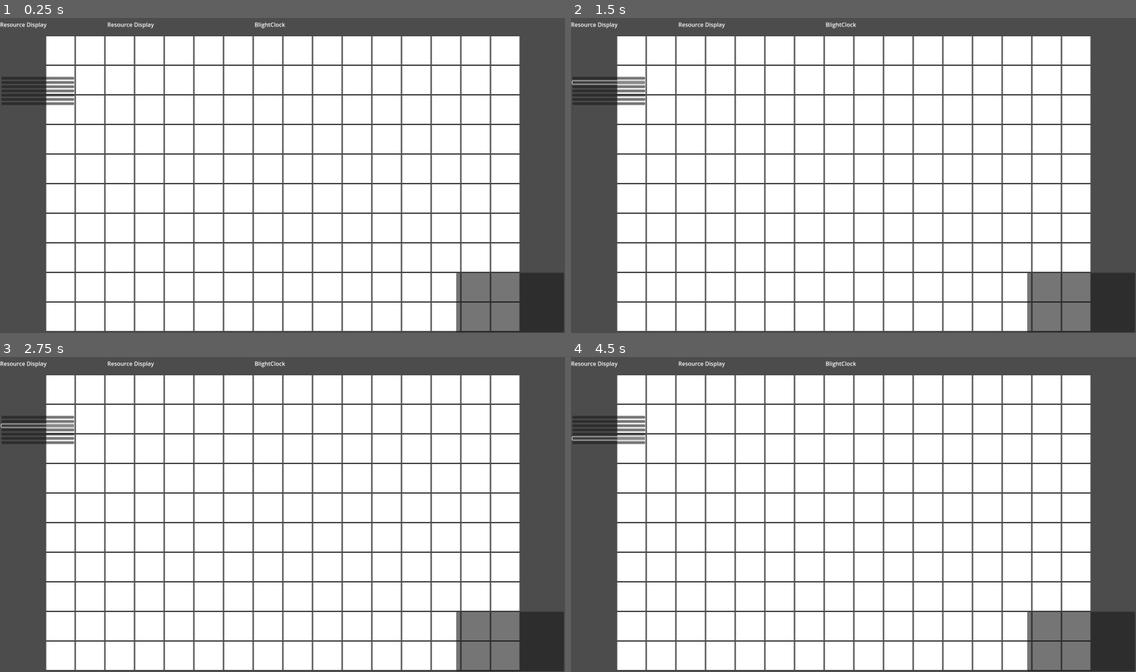
Above: before the commit, frames 1-4 (two rows, left to right).
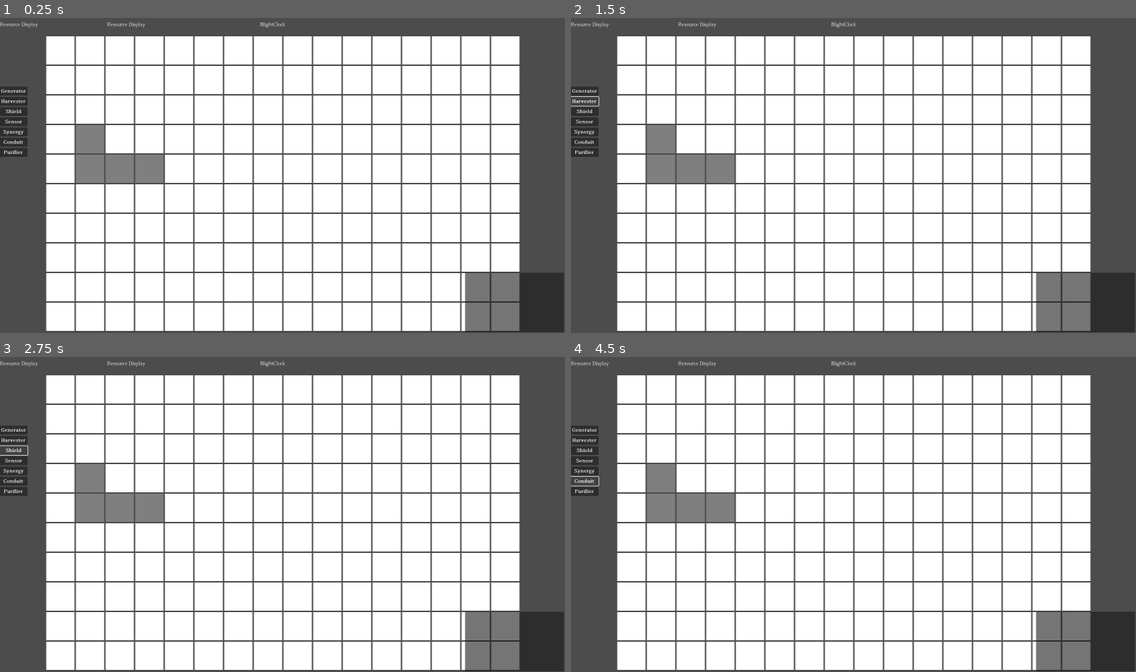
Above: after the commit, the same moments.

Repository: Chthonic-Studio/inner-grid
Game: Godot game, scene res://Scenes/level.tscn
Two runs of this game, one before a commit and one after it. Both use one fixed random seed, a clock stepped at 60 frames per second and the inputs below.
Inputs (mouse positions are in pixels of both pictures, inside the frame that each line leads up to; where the layout moved, square brackets give the same spot in the first picture):
- Up to frame 1 (0.25 s): no input
- Up to frame 2 (1.5 s): click (582, 90) [610, 77] at 0.5 s; click (582, 99) [610, 81] at 1.25 s
- Up to frame 3 (2.75 s): click (11, 451) [39, 426] at 2 s
- Up to frame 4 (4.5 s): click (582, 460) [610, 429] at 2.75 s; click (582, 470) [610, 432] at 3.5 s; click (582, 479) [610, 438] at 4.25 s

The runs differ from the first frame. In frame 1, 3.7% of the frame differs, in the area x 0-83%, y 1-100%; in frame 2, 3.7%; in frame 3, 3.7%; in frame 4, 3.7%.
Error before the commit: Parse Error: Too few arguments for "spend_resources()" call. Expected at least 2 but received 1. (res://Scripts/level.gd:88)

Commit message:
Add node resource files and UI affordability logic
Added Beholden font files and integrated them into the UI. Introduced resource files for all node types and updated scripts to support node placement, removal, and affordability checks. The UI now disables node buttons based on resource availability, and new signals and methods were added to coordinate resource changes and node interactions.

Diff:
--- a/Globals/level_manager.gd
+++ b/Globals/level_manager.gd
@@ -2,6 +2,7 @@
 
 # --- HUD & Economy Signals ---
 signal income_updated( main_resource, building_resource )
+signal affordability_changed(affordable_nodes: Dictionary)
 
 # --- Player Interaction Signals ---
 signal node_selected(node_button_clicked : String)
@@ -12,6 +13,9 @@
 func _ready() -> void:
 	pass # Replace with function body.
 
+func affordability_signal( affordable_nodes: Dictionary ) -> void:
+	affordability_changed.emit()
+
 # Called every frame. 'delta' is the elapsed time since the previous frame.
 func _process(delta: float) -> void:
 	pass
--- a/Scenes/main_ui.tscn
+++ b/Scenes/main_ui.tscn
@@ -1,6 +1,7 @@
-[gd_scene load_steps=2 format=3 uid="uid://diiwpm6ued0th"]
+[gd_scene load_steps=3 format=3 uid="uid://diiwpm6ued0th"]
 
 [ext_resource type="Script" uid="uid://dju5t3ee1bxua" path="res://Scripts/UI/main_ui.gd" id="1_gmh8u"]
+[ext_resource type="FontFile" uid="uid://d4b2lrofpbeji" path="res://Assets/Fonts/Beholden-Bold.ttf" id="2_kqhp1"]
 
 [node name="MainUI" type="CanvasLayer" node_paths=PackedStringArray("generator_button", "harvester_button", "shield_button", "sensor_button", "synergy_button", "conduit_button", "purifier_button", "blight_clock", "main_resource_label", "build_resource_label")]
 script = ExtResource("1_gmh8u")
@@ -40,35 +41,54 @@
 
 [node name="NodePalette" type="VBoxContainer" parent="."]
 anchors_preset = -1
-anchor_left = 0.0025
-anchor_top = 0.19222222
-anchor_right = 0.131875
-anchor_bottom = 0.8066667
+anchor_top = 0.38944444
+anchor_right = 0.049375
+anchor_bottom = 0.6105555
+offset_left = -1.0
+offset_top = -149.5
+offset_right = -1.0
+offset_bottom = -149.5
+grow_vertical = 2
+size_flags_horizontal = 0
 metadata/_edit_use_anchors_ = true
 
 [node name="Generator" type="Button" parent="NodePalette"]
 layout_mode = 2
+theme_override_fonts/font = ExtResource("2_kqhp1")
+text = "Generator"
 
 [node name="Harvester" type="Button" parent="NodePalette"]
 layout_mode = 2
+theme_override_fonts/font = ExtResource("2_kqhp1")
+text = "Harvester"
 
 [node name="Shield" type="Button" parent="NodePalette"]
 layout_mode = 2
+theme_override_fonts/font = ExtResource("2_kqhp1")
+text = "Shield"
 
 [node name="Sensor" type="Button" parent="NodePalette"]
 layout_mode = 2
+theme_override_fonts/font = ExtResource("2_kqhp1")
+text = "Sensor"
 
 [node name="Synergy" type="Button" parent="NodePalette"]
 layout_mode = 2
+theme_override_fonts/font = ExtResource("2_kqhp1")
+text = "Synergy"
 
 [node name="Conduit" type="Button" parent="NodePalette"]
 layout_mode = 2
+theme_override_fonts/font = ExtResource("2_kqhp1")
+text = "Conduit"
 
 [node name="Purifier" type="Button" parent="NodePalette"]
 layout_mode = 2
+theme_override_fonts/font = ExtResource("2_kqhp1")
+text = "Purifier"
 
 [node name="PanelContainer" type="PanelContainer" parent="."]
-offset_left = 1292.0
+offset_left = 1317.0
 offset_top = 729.0
 offset_right = 1597.0
 offset_bottom = 898.0
--- a/Scripts/Managers/economy_manager.gd
+++ b/Scripts/Managers/economy_manager.gd
@@ -1,4 +1,6 @@
 class_name EconomyManager extends Node
+
+signal resource_changed(main_resource, building_resource)
 
 @export_category("Resources")
 @export var main_resource : int = 0
@@ -8,23 +10,39 @@
 func _ready() -> void:
 	pass # Replace with function body.
 
-func spend_resources( amount: int, type: String ):
-	if type == "Building":
-		building_resource -= amount
-	if type == "Main":
-		main_resource -= amount
-	else:
-		print("Requesting spend of unrecognized type: ", type)
-	# Emit a signal with the new values
+func spend_resources(node_cost: Dictionary) -> void:
+	if node_cost.has("building"):
+		building_resource -= node_cost["building"]
+	if node_cost.has("main"):
+		main_resource -= node_cost["main"]
+	emit_signal("resource_changed", main_resource, building_resource)
 	LevelManager.emit_signal("income_updated", main_resource, building_resource)
-	MainUI.update_labels(main_resource, building_resource)
 
-func gain_resources( amount: int, type: String ):
+func gain_resources(amount: int, type: String) -> void:
 	if type == "Building":
 		building_resource += amount
-	if type == "Main":
+	elif type == "Main":
 		main_resource += amount
 	else:
 		print("Gaining spend of unrecognized type: ", type)
-	# Emit a signal with the new values
+	emit_signal("resource_changed", main_resource, building_resource)
 	LevelManager.emit_signal("income_updated", main_resource, building_resource)
+
+func can_afford(node_cost: Dictionary) -> bool:
+	if node_cost.has("building") and building_resource < node_cost["building"]:
+		return false
+	if node_cost.has("main") and node_cost["main"] > 0 and main_resource < node_cost["main"]:
+		return false
+	return true
+
+# Runtime building cost (in case of adaptation effects)
+func get_node_building_cost(node_type: NodeType) -> int:
+	# Add adaptation/modifier logic if required
+	return node_type.base_cost.get("building", 0)
+
+func get_sacrifice_refund(node_type: NodeType) -> int:
+	var cost = get_node_building_cost(node_type)
+	var percent = 0.5 # Fetch from adaptation if needed
+	if node_type.has("refund_percent"):
+		percent = node_type.refund_percent
+	return int(round(cost * percent))
--- /dev/null
+++ b/Scripts/Nodes/conduit.tres
@@ -0,0 +1,8 @@
+[gd_resource type="Resource" script_class="NodeType" load_steps=2 format=3 uid="uid://doovcg8u14if1"]
+
+[ext_resource type="Script" uid="uid://cqkvg2w0mdqsa" path="res://Scripts/Nodes/node_resource.gd" id="1_l5ikx"]
+
+[resource]
+script = ExtResource("1_l5ikx")
+node_name = "Conduit"
+metadata/_custom_type_script = "uid://cqkvg2w0mdqsa"
--- /dev/null
+++ b/Scripts/Nodes/generator.tres
@@ -0,0 +1,8 @@
+[gd_resource type="Resource" script_class="NodeType" load_steps=2 format=3 uid="uid://d31u4avwv7ovy"]
+
+[ext_resource type="Script" uid="uid://cqkvg2w0mdqsa" path="res://Scripts/Nodes/node_resource.gd" id="1_e8ib5"]
+
+[resource]
+script = ExtResource("1_e8ib5")
+node_name = "Generator"
+metadata/_custom_type_script = "uid://cqkvg2w0mdqsa"
--- /dev/null
+++ b/Scripts/Nodes/harvester.tres
@@ -0,0 +1,8 @@
+[gd_resource type="Resource" script_class="NodeType" load_steps=2 format=3 uid="uid://d4ank6ws6r3yi"]
+
+[ext_resource type="Script" uid="uid://cqkvg2w0mdqsa" path="res://Scripts/Nodes/node_resource.gd" id="1_r5nss"]
+
+[resource]
+script = ExtResource("1_r5nss")
+node_name = "Harvester"
+metadata/_custom_type_script = "uid://cqkvg2w0mdqsa"
--- a/Scripts/Nodes/node_resource.gd
+++ b/Scripts/Nodes/node_resource.gd
@@ -1,5 +1,6 @@
 class_name NodeType extends Resource
 
+@export var node_name : String
 @export var function_timer: float
 
 # Called when the node enters the scene tree for the first time.
--- /dev/null
+++ b/Scripts/Nodes/purifier.tres
@@ -0,0 +1,8 @@
+[gd_resource type="Resource" script_class="NodeType" load_steps=2 format=3 uid="uid://dwlbdnmicdue1"]
+
+[ext_resource type="Script" uid="uid://cqkvg2w0mdqsa" path="res://Scripts/Nodes/node_resource.gd" id="1_jarut"]
+
+[resource]
+script = ExtResource("1_jarut")
+node_name = "Purifier"
+metadata/_custom_type_script = "uid://cqkvg2w0mdqsa"
--- /dev/null
+++ b/Scripts/Nodes/sensor.tres
@@ -0,0 +1,8 @@
+[gd_resource type="Resource" script_class="NodeType" load_steps=2 format=3 uid="uid://brag6wig4el82"]
+
+[ext_resource type="Script" uid="uid://cqkvg2w0mdqsa" path="res://Scripts/Nodes/node_resource.gd" id="1_ocgnk"]
+
+[resource]
+script = ExtResource("1_ocgnk")
+node_name = "Sensor"
+metadata/_custom_type_script = "uid://cqkvg2w0mdqsa"
--- /dev/null
+++ b/Scripts/Nodes/shield.tres
@@ -0,0 +1,8 @@
+[gd_resource type="Resource" script_class="NodeType" load_steps=2 format=3 uid="uid://dgcjksrmgyyto"]
+
+[ext_resource type="Script" uid="uid://cqkvg2w0mdqsa" path="res://Scripts/Nodes/node_resource.gd" id="1_pci4a"]
+
+[resource]
+script = ExtResource("1_pci4a")
+node_name = "Shield"
+metadata/_custom_type_script = "uid://cqkvg2w0mdqsa"
--- /dev/null
+++ b/Scripts/Nodes/synergy.tres
@@ -0,0 +1,8 @@
+[gd_resource type="Resource" script_class="NodeType" load_steps=2 format=3 uid="uid://wuokbma8i104"]
+
+[ext_resource type="Script" uid="uid://cqkvg2w0mdqsa" path="res://Scripts/Nodes/node_resource.gd" id="1_6odc2"]
+
+[resource]
+script = ExtResource("1_6odc2")
+node_name = "Synergy"
+metadata/_custom_type_script = "uid://cqkvg2w0mdqsa"
--- a/Scripts/UI/main_ui.gd
+++ b/Scripts/UI/main_ui.gd
@@ -19,6 +19,7 @@
 # Called when the node enters the scene tree for the first time.
 func _ready() -> void:
 	LevelManager.income_updated.connect(update_labels)
+	LevelManager.affordability_changed.connect(_on_affordability_changed)
 
 func update_labels( main_resource: int, build_resource: int) -> void:
 	main_resource_label.text = str(main_resource)
@@ -58,3 +59,12 @@
 	node_button_clicked = "Purifier"
 	LevelManager.emit_signal("node_selected", node_button_clicked)
 	node_button_clicked = ""
+
+func _on_affordability_changed(affordable_nodes: Dictionary) -> void:
+	generator_button.disabled = not affordable_nodes.get("Generator", false)
+	harvester_button.disabled = not affordable_nodes.get("Harvester", false)
+	shield_button.disabled = not affordable_nodes.get("Shield", false)
+	sensor_button.disabled = not affordable_nodes.get("Sensor", false)
+	synergy_button.disabled = not affordable_nodes.get("Synergy", false)
+	conduit_button.disabled = not affordable_nodes.get("Conduit", false)
+	purifier_button.disabled = not affordable_nodes.get("Purifier", false)
--- a/Scripts/level.gd
+++ b/Scripts/level.gd
@@ -1,4 +1,6 @@
 class_name Level extends Node
+
+signal affordability_changed(affordable_nodes: Dictionary)
 
 @export_category("Managers")
 @warning_ignore("shadowed_global_identifier")
@@ -29,6 +31,7 @@
 func _ready() -> void:
 	# Connect to the Level Manager signal to know what the player wants to build
 	LevelManager.node_selected.connect(_on_node_selected)
+	LevelManager.affordability_changed.connect(update_affordability)
 
 	# 1. Get level configuration from LevelManager or exported override
 	if level_resource == null:
@@ -51,50 +54,83 @@
 			var blocked = level_resource.blocked_tiles.has(pos)
 			var blight_resist = level_resource.tile_blight_resistance.get(pos, 0.0)
 			var dps = level_resource.tile_dps_effect.get(pos, 0.0)
-			var special = level_resource.tile_special.get(pos, null)
-			tile.setup(row, col, blocked, blight_resist, dps, special)
+			tile.setup(row, col, blocked, blight_resist, dps)
 			GameGrid.add_child(tile)
 
 	# 4. Set win condition
 	win_condition = level_resource.resource_target
 
 	for child in GameGrid.get_children():
-		child.request_placement.connect()
+		child.request_placement.connect(self._on_tile_placement_requested)
 
+# Called by UI when player selects a node type
 func _on_node_selected(node_resource: NodeType):
-	# Store what the player wants to place
 	_current_selected_node_res = node_resource
-	# Placement mode (update cursor?)
 
-func _on_tile_placement_requested(tile: GameTile):
+# Called by Tile, passes self and grid_position
+func _on_tile_placement_requested(tile: GameTile, grid_position: Vector2i) -> void:
 	if Input.is_action_just_pressed("right_click"):
-		if tile.placed_node != null:
-			request_purge(tile)
-		return # Stop processing
+		_on_tile_purge_requested(tile, grid_position)
+		return
 
-	# Check for Left-Click (Placement)
 	if Input.is_action_just_pressed("left_click"):
-		# Check 1: Is the player holding a node to place?
+		# Check placement mode
 		if _current_selected_node_res == null:
-			return # Not in placement mode
+			tile.flash_red()
+			AudioManager.play("fail") # UI sound
+			return
+		# Check empty
+		if tile.has_node:
+			tile.flash_red()
+			AudioManager.play("fail")
+			return
+		# Check affordability
+		if not EconomyManager.can_afford(_current_selected_node_res.base_cost):
+			tile.flash_red()
+			AudioManager.play("fail")
+			return
+		# All clear, place node
+		EconomyManager.spend_resources(_current_selected_node_res.base_cost)
+		tile.set_node(_current_selected_node_res)
+		AudioManager.play("place_node")
+		# Update UI (resource signals will fire)
 
-		# Check 2: Is the tile empty?
-		if tile.placed_node != null:
-			return # Tile is occupied
+# Called by Tile, passes self and grid_position
+func _on_tile_purge_requested(tile: GameTile, grid_position: Vector2i) -> void:
+	# Only allow if a node exists, and not the Main node
+	if not tile.has_node or tile.local_node.node_type.name == "Main":
+		return
+	var node_type = tile.local_node.node_type
+	var refund = EconomyManager.get_sacrifice_refund(node_type)
+	if refund > 0:
+		EconomyManager.gain_resources(refund, "Building")
+	tile.remove_node()
+	AudioManager.play("sacrifice")
+	# AOE Purge: center + 8 neighbors (orthogonal + diagonals)
+	var offsets = [
+		Vector2i(0,0),
+		Vector2i(1,0), Vector2i(-1,0), Vector2i(0,1), Vector2i(0,-1),
+		Vector2i(1,1), Vector2i(-1,-1), Vector2i(1,-1), Vector2i(-1,1)
+	]
+	for offset in offsets:
+		var pos = grid_position + offset
+		var neighbor = _get_tile_at_position(pos)
+		if neighbor:
+			BlightManager.purge_tile(pos)
+			neighbor.flash_red() # Feedback for now; later: shader effect
 
-		# Check 3: Can we afford it?
-		if EconomyManager.can_afford(_current_selected_node_res.base_cost):
-			# All checks passed!
-			EconomyManager.spend_resources(_current_selected_node_res.base_cost)
+# Helper: Get tile at grid position
+func _get_tile_at_position(pos: Vector2i) -> GameTile:
+	for child in GameGrid.get_children():
+		if child.row == pos.x and child.col == pos.y:
+			return child
+	return null
 
-func request_placement() -> void:
-	pass
-
-func request_purge( tile ) -> void:
-	pass
-
-func check_win_condition() -> void:
-	pass
-
-func check_lose_condition() -> void:
-	pass
+# Call this after any resource or node selection change
+func update_affordability():
+	var result := {}
+	var node_names = ["Generator", "Harvester", "Shield", "Sensor", "Synergy", "Conduit", "Purifier"]
+	for s in node_names:
+		var node_type = LevelManager.get_node_type(name) # Assumes you have a way to get this Resource
+		result[name] = EconomyManager.can_afford(node_type.base_cost)
+	emit_signal("affordability_changed", result)
--- a/Scripts/tile.gd
+++ b/Scripts/tile.gd
@@ -19,11 +19,12 @@
 @export var blight_value: int = 0
 
 @onready var tile_button = $TileButton
+@onready var tile_texture = $TileTexture
 var local_node : GameNode
 
 func _ready() -> void:
-	tile_button.pressed.connect(_on_tile_button_pressed)
-	pass # Replace with function body.
+	# tile_button.pressed.connect(_on_tile_button_pressed)
+	pass
 
 func setup(row_: int, col_: int, blocked_: bool, blight_resist_: float, dps_: float) -> void:
 	row = row_
@@ -45,16 +46,14 @@
 func tile_blocked() -> void:
 	if tile_button == null:
 		tile_button = $TileButton
+	if tile_texture == null:
+		tile_texture = $TileTexture
 	tile_button.disabled = true
-	var tex = $TileTexture
-	if tex:
-		tex.modulate = Color(0.5,0.5,0.5,1.0)
+	tile_texture.modulate = Color(0.5,0.5,0.5,1.0)
 
 func _on_tile_button_pressed() -> void:
-	# Only process if not blocked
 	if blocked:
 		return
-	# Emit signal for placement request, etc.
 	request_placement.emit(self, Vector2i(row, col))
 
 func on_tile_input( input : InputEvent ) -> void:
@@ -66,9 +65,25 @@
 func update_blight( value : int ) -> void:
 	pass
 
-func set_node( node : NodeType ) -> void:
-	pass
+func set_node(node_type: NodeType) -> void:
+	if local_node:
+		print("Tile already occupied!")
+		return
+	var node_instance = node_scene.instantiate()
+	node_instance.node_type = node_type
+	add_child(node_instance)
+	local_node = node_instance
+	has_node = true
+	node_placed.emit(self, Vector2i(row, col), node_instance)
 
-# Called every frame. 'delta' is the elapsed time since the previous frame.
-func _process(delta: float) -> void:
-	pass
+func remove_node() -> void:
+	if local_node:
+		local_node.queue_free()
+		local_node = null
+		has_node = false
+		node_removed.emit(self, Vector2i(row, col))
+
+func flash_red() -> void:
+	tile_texture.modulate = Color(1.0, 0.2, 0.2, 1.0)
+	await get_tree().create_timer(0.18).timeout
+	tile_texture.modulate = Color(1,1,1,1)
--- a/project.godot
+++ b/project.godot
@@ -30,6 +30,10 @@
 window/size/viewport_width=1600
 window/size/viewport_height=900
 
+[gui]
+
+theme/custom_font="uid://bqogrlqdtamth"
+
 [input]
 
 left_click={
Binary file added: Assets/Fonts/Beholden-Bold-Italic.ttf
Not shown, added: Assets/Fonts/Beholden-Bold-Italic.ttf.import
Binary file added: Assets/Fonts/Beholden-Bold.ttf
Not shown, added: Assets/Fonts/Beholden-Bold.ttf.import
Binary file added: Assets/Fonts/Beholden-Italic.ttf
Not shown, added: Assets/Fonts/Beholden-Italic.ttf.import
Binary file added: Assets/Fonts/Beholden-Medium-Italic.ttf
Not shown, added: Assets/Fonts/Beholden-Medium-Italic.ttf.import
Binary file added: Assets/Fonts/Beholden-Medium.ttf
Not shown, added: Assets/Fonts/Beholden-Medium.ttf.import
Binary file added: Assets/Fonts/Beholden-Regular.ttf
Not shown, added: Assets/Fonts/Beholden-Regular.ttf.import
